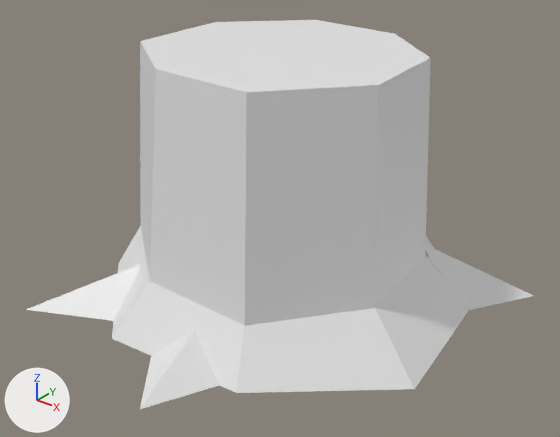
The FBX model Assets/Art/Nature/Trees/그루터기_01.fbx: old version first, new version second.
One viewpoint serves both versions: a 50 mm camera at (9.04, -11.53, 8.67) aimed at (0.34, -0.66, 1.93). The lights are fixed; the arrows at lower left show +X, +Y and +Z. The picture after the commit comes second. Materials are left out; every surface is plain grey. Where no turn or scale is listed for an object, it has been applied to the vertices.

Script lines for the objects in view, before the commit:
```python
me_그루터기_01 = bpy.data.meshes.new('그루터기_01')
me_그루터기_01.from_pydata(...)  # 42 vertices, 40 faces; spans x -3.74..4.42, y -4.85..4.31, z 0.0..5.13
# faces by material slot: [32, 8]
me_그루터기_01.materials.append(mat_나무껍질)
me_그루터기_01.materials.append(mat_나무속)
ob_그루터기_01 = bpy.data.objects.new('그루터기_01', me_그루터기_01)
ob_그루터기_01.location = (0.0, 0.0, 0.0)
```
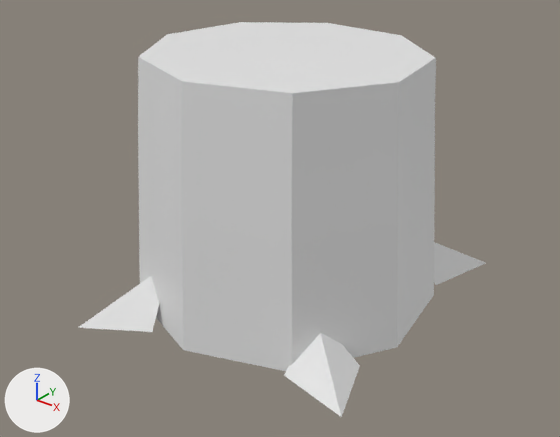
Changed parts and their boxes [x1, y1, x2, y2] in the pictures (560 x 437 px):
'그루터기_01', reshaped (20% narrower): before [26, 20, 534, 409]; after [78, 22, 485, 417]
part 1 of me_그루터기_01, rebuilt (16% narrower, 6% shorter): before [112, 20, 469, 393]; after [138, 22, 436, 371]
part 2 of me_그루터기_01, deleted: before [426, 245, 534, 310]
part 3 of me_그루터기_01, deleted: before [26, 265, 140, 321]
part 4 of me_그루터기_01, deleted: before [140, 329, 219, 409]
part 5 of me_그루터기_01, added: after [434, 242, 485, 285]
part 6 of me_그루터기_01, added: after [78, 276, 159, 332]
part 7 of me_그루터기_01, added: after [284, 333, 360, 417]

What the commit changed:
me_그루터기_01 is used by ob_그루터기_01; location (0.0, 0.0, 0.0).
Verts and faces of me_그루터기_01; kept vertices keep their numbers, new ones are numbered from 42.
me_그루터기_01 had 42 vertices, 40 faces and spanned x -3.74..4.42, y -4.85..4.31, z 0.0..5.13.
me_그루터기_01 now has 62 vertices, 53 faces and spans x -3.11..3.43, y -3.93..4.23, z 0.0..5.13.
me_그루터기_01 part 1: the loose piece of 26 vertices spanning x -3.74..4.01, y -3.76..3.69, z 0.0..5.13 is rebuilt with 46 vertices and now spans x -3.11..3.11, y -3.16..2.97, z 0.0..5.13.
me_그루터기_01 part 2: the loose piece of 4 vertices spanning x 2.36..4.42, y 1.28..2.89, z 0.0..1.15 is deleted.
me_그루터기_01 part 3: the loose piece of 4 vertices spanning x -3.55..-1.7, y -4.19..-2.15, z 0.0..0.9 is deleted.
me_그루터기_01 part 4: the loose piece of 4 vertices spanning x -0.34..1.28, y -4.85..-2.8, z 0.0..0.87 is deleted.
Part 5, on me_그루터기_01:
New vertex 42 is at (2.58, 1.97, 0.0), pixel (435, 285).
New vertex 43 is at (1.48, 2.88, 0.0).
New vertex 44 is at (1.64, 1.96, 1.08).
New vertex 45 is at (3.0, 3.58, 0.0), pixel (486, 262).
New faces: (42, 45, 44), (43, 44, 45).
Part 6, on me_그루터기_01:
New vertex 46 is at (-2.16, -2.42, 0.0).
New vertex 47 is at (-0.91, -3.11, 0.0), pixel (152, 332).
New vertex 48 is at (-1.23, -2.23, 1.07).
New vertex 49 is at (-2.18, -3.93, 0.0), pixel (77, 327).
New faces: (46, 49, 48), (47, 48, 49).
Part 7, on me_그루터기_01:
New vertex 50 is at (1.97, -2.58, 0.0), pixel (283, 375).
New vertex 51 is at (2.88, -1.48, 0.0), pixel (360, 365).
New vertex 52 is at (1.96, -1.64, 0.88).
New vertex 53 is at (3.43, -2.87, 0.0), pixel (341, 417).
New faces: (50, 53, 52), (51, 52, 53).
Other edits to the shape of me_그루터기_01 do not show in these pictures.
